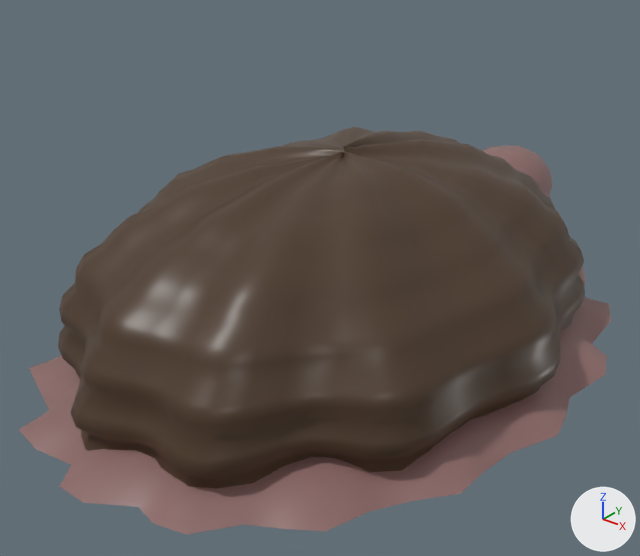
An edit to the glTF model public/models/v2_creatures.glb, drawn before and after from the same camera.
One viewpoint serves both versions: a camera (50 mm lens) standing at (1.41, -1.86, 1.29) and looking at (-0.05, -0.04, 0.16). Lighting does not change. The marker at lower right points along +X, +Y and +Z. The older version comes first.

In view in the first picture: 'Shell', 'ShellFoot'.
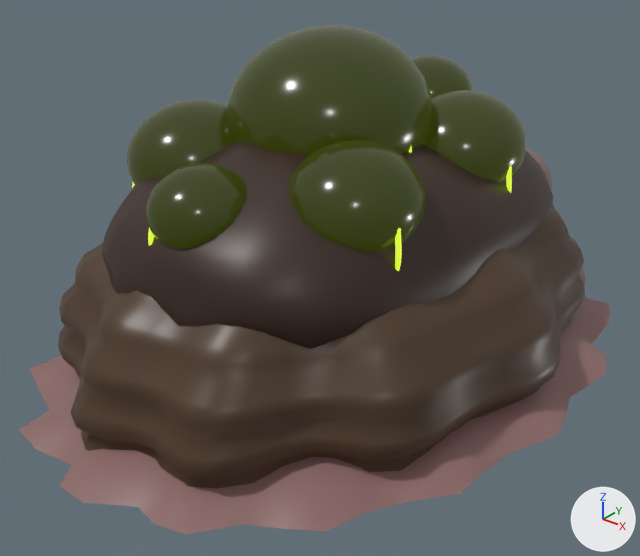
What changed in the scene script:
```text
Add mat_bladdersac:
    mat_bladdersac = principled_material('BladderSac')
    mat_bladdersac.base_color = (0.0152, 0.017, 0.00196)  # black #212306
    mat_bladdersac.roughness = 0.18
    mat_bladdersac.emission_color = (0.0223, 0.0308, 0.000938)  # dark green #293103
    mat_bladdersac.emission_strength = 1.0
Add mat_bladderduct:
    mat_bladderduct = principled_material('BladderDuct')
    mat_bladderduct.base_color = (0.151, 0.198, 0.0119)  # dark green #6c7b1c
    mat_bladderduct.roughness = 0.3
    mat_bladderduct.emission_color = (0.639, 0.857, 0.0406)  # green #d1ee39
    mat_bladderduct.emission_strength = 1.0
Add mat_bladderskin:
    mat_bladderskin = principled_material('BladderSkin')
    mat_bladderskin.base_color = (0.0399, 0.0189, 0.0119)  # brown #38251c
    mat_bladderskin.roughness = 0.42
Add me_bladdersacs:
    me_bladdersacs.from_pydata(...)  # 1867 vertices, 3700 faces; spans x -0.44..0.42, y -0.672..0.563, z 0.405..0.884
    me_bladdersacs.materials.append(mat_bladdersac)  # black #212306
Add me_bladderducts:
    me_bladderducts.from_pydata(...)  # 777 vertices, 1470 faces; spans x -0.392..0.424, y -0.652..0.542, z 0.369..0.639
    me_bladderducts.materials.append(mat_bladderduct)  # dark green #6c7b1c, glowing green #d1ee39
Add me_bladder:
    me_bladder.from_pydata(...)  # 1188 vertices, 2288 faces; spans x -0.501..0.482, y -0.7..0.738, z 0.06..0.683
    me_bladder.materials.append(mat_bladderskin)  # brown #38251c
Add ob_bladdersacs:
    ob_bladdersacs = bpy.data.objects.new('BladderSacs', me_bladdersacs)
    ob_bladdersacs.location = (0.0, 0.0, 0.0)
Add ob_bladderducts:
    ob_bladderducts = bpy.data.objects.new('BladderDucts', me_bladderducts)
    ob_bladderducts.location = (0.0, 0.0, 0.0)
Add ob_bladder:
    ob_bladder = bpy.data.objects.new('Bladder', me_bladder)
    ob_bladder.location = (0.0, 0.0, 0.0)
```

What differs and where, as boxes (x1, y1, x2, y2) in the pictures (640 x 556 px):
'BladderSacs', added
    after: (127, 25, 526, 252)
'Bladder', added (brown)
    after: (102, 141, 553, 349)
'BladderDucts', added (mostly hidden)
    after: (132, 146, 512, 271)
